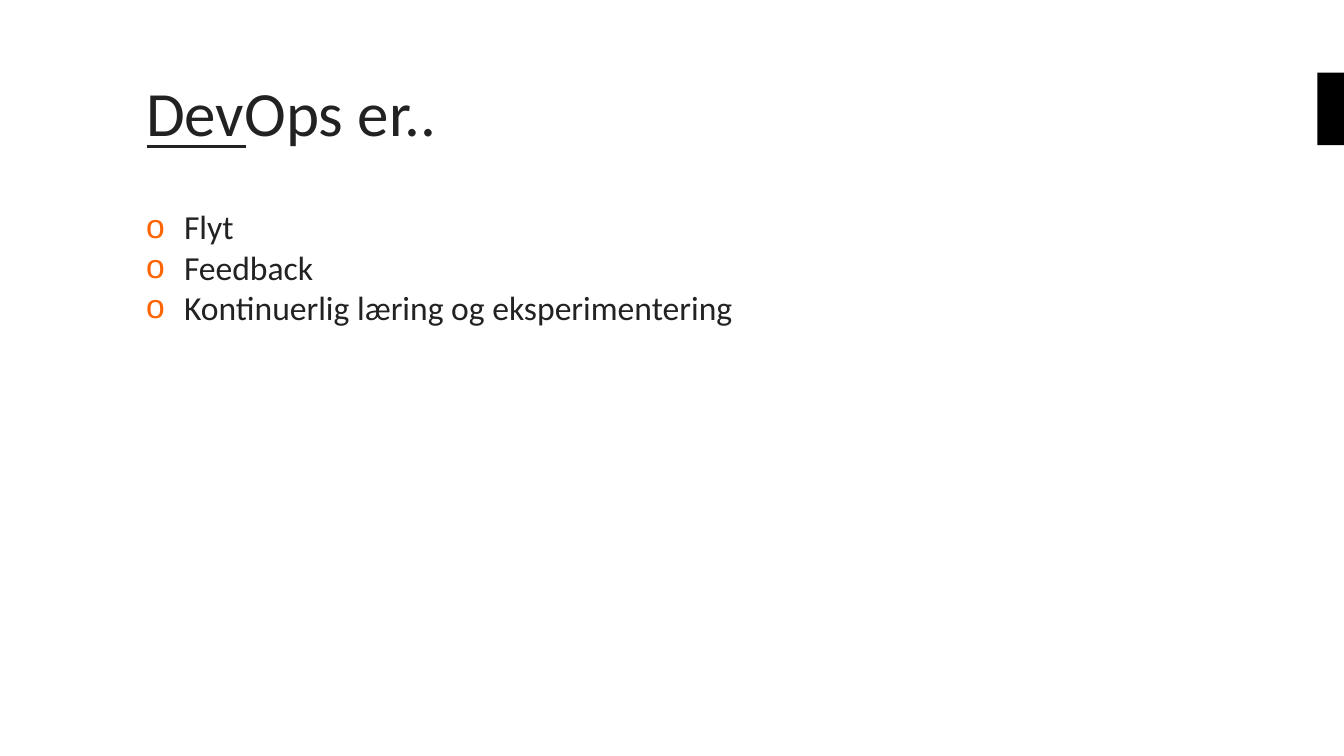
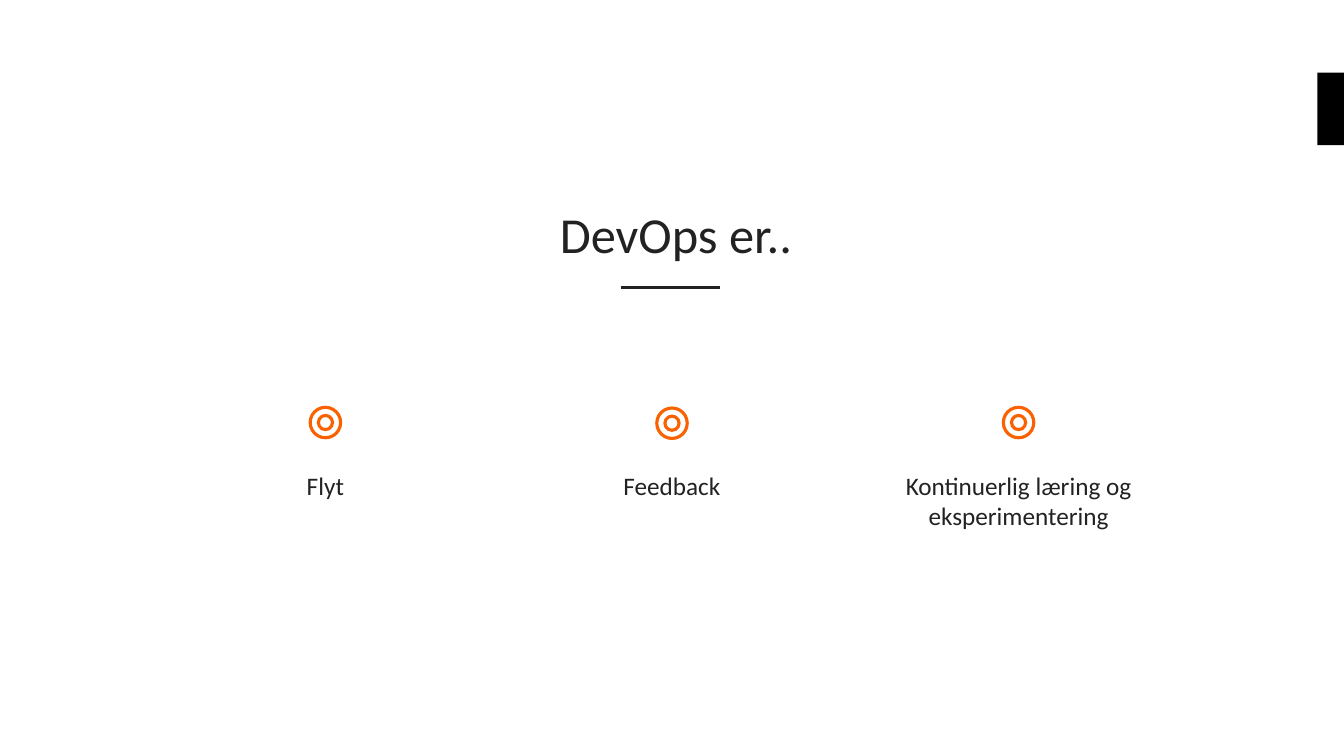
Before and after one commit to bouvet/azure-workshops, a slide deck: slide 15 of Workshop_2/Presentasjon/Azureskolen-Workshop#2.pptx (slide 14 before the commit). Drawn at 1344x756 pixels with LibreOffice and Linux fonts; fonts in the diff are those of the drawing; background and template pictures are left out. Boxes give left, top, right and bottom in pixels: in the first picture for what was removed or moved away, otherwise in the second. Text is boxed around its words. In the diff, an @@ line names an element or a change of style, - is before the commit and + after.

```diff
--- a/Workshop_2/Presentasjon/Azureskolen-Workshop#2.pptx
+++ b/Workshop_2/Presentasjon/Azureskolen-Workshop#2.pptx
@@ title "DevOps er..": place and size @@
-title "DevOps er.." at (146,95,437,148)
+title "DevOps er.." at (560,220,792,261)
@@ title "DevOps er.." at (560,220,792,261): size 45 to 36 pt; alignment left to centre; vertical alignment middle to bottom @@
@@ text at (184,256,732,326): paragraphs removed @@
-o Feedback
-o Kontinuerlig læring og eksperimentering
@@ line moved from (146, 146) - (246, 146) to (621, 287) - (720, 287) @@
@@ ellipse added at (311,407,341,438), outline #FA6100 2.25 pt @@
@@ ellipse added at (319,415,333,430), outline #FA6100 2.25 pt @@
@@ ellipse added at (657,408,688,439), outline #FA6100 2.25 pt @@
@@ ellipse added at (665,416,680,431), outline #FA6100 2.25 pt @@
@@ ellipse added at (1003,407,1033,438), outline #FA6100 2.25 pt @@
@@ ellipse added at (1011,415,1025,430), outline #FA6100 2.25 pt @@
@@ text "Flyt": place and size @@
-text "Flyt" at (184,215,732,326)
+text "Flyt" at (307,477,344,499)
@@ text "Flyt" at (307,477,344,499): size 24 to 18 pt; alignment left to centre; bullet o to none; more space between paragraphs @@
@@ text added at (623,477,720,495), 18 pt, text #222222 @@
+Feedback
@@ text added at (906,477,1131,530), 18 pt, text #222222 @@
+Kontinuerlig læring og eksperimentering
```
Also in this commit, not shown: 10 other slides changed, 3 slides added, 1 slide removed, 2 other files.
